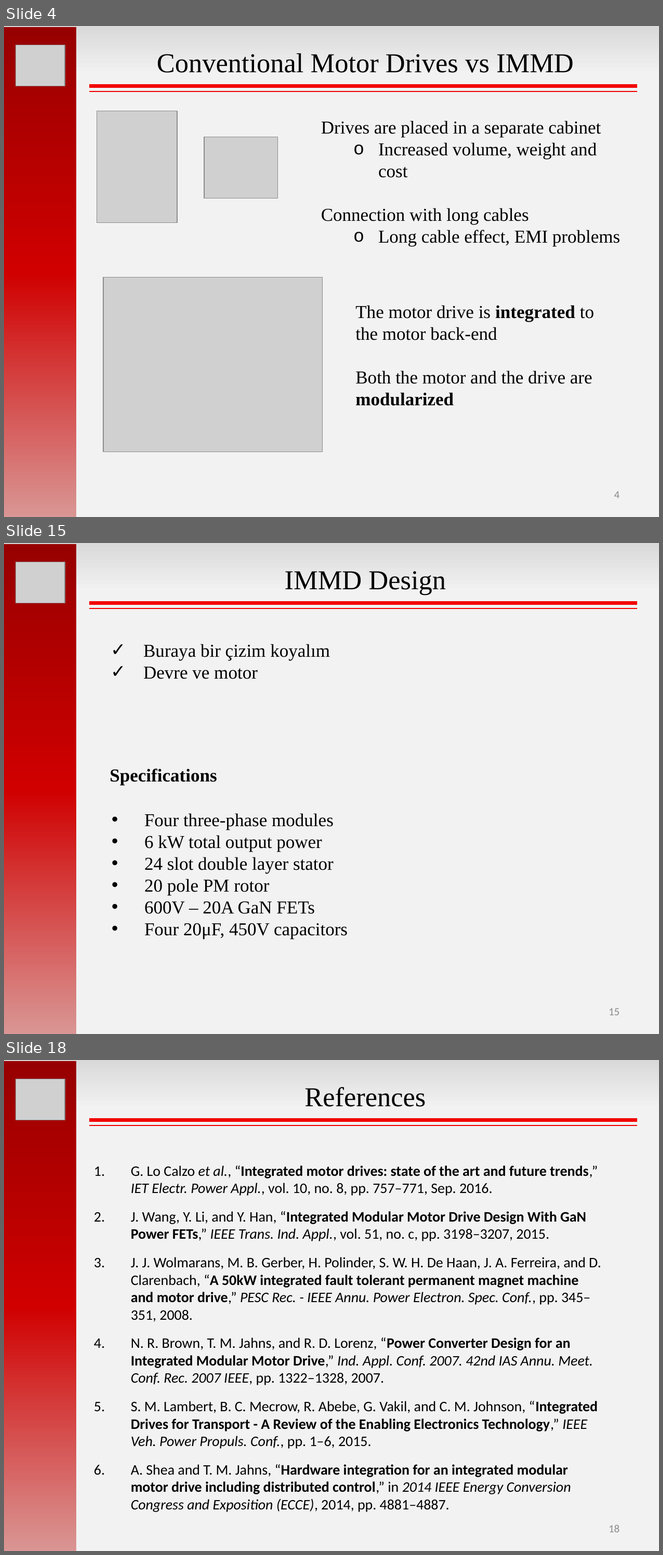
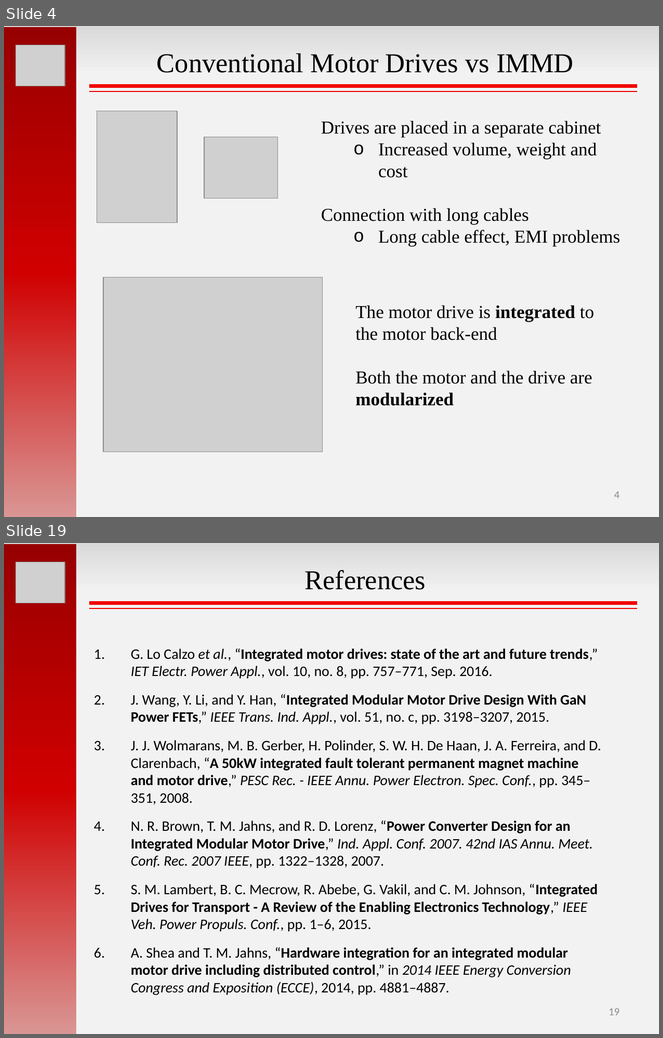
Before and after one commit to hakanpolat/IMMD, a slide deck: GRW2017/sunum/GRW2017_MesutUğur.pptx. Shown one above the other, each under a label of ours: slides 4, 15 and 18 before the commit, slides 4 and 19 after it; the slides between them are not shown. The pictures are 663x1555 and 663x1038 pixels, drawn with LibreOffice and Linux fonts; fonts in the diff are those of the drawing; grey boxes stand for pictures. Boxes give left, top, right and bottom in pixels: in the first picture for what was removed or moved away, otherwise in the second. Text is boxed around its words. In the diff, an @@ line names an element or a change of style, - is before the commit and + after.

```diff
--- a/GRW2017/sunum/GRW2017_MesutUğur.pptx
+++ b/GRW2017/sunum/GRW2017_MesutUğur.pptx
@@ slide 15 removed at [4, 543, 659, 1034], background gradient #D9D9D9 to #F2F2F2 @@
@@ rectangle removed at [4, 544, 77, 1034] @@
@@ picture removed at [16, 562, 65, 603] @@
@@ text removed at [285, 571, 446, 595] @@
-IMMD Design
@@ line removed from (89, 603) to (637, 603) @@
@@ line removed from (89, 609) to (637, 609) @@
@@ text removed at [143, 644, 330, 679] @@
-✓ Buraya bir çizim koyalım
-✓ Devre ve motor
@@ text removed at [110, 769, 217, 785] @@
-Specifications
@@ text removed at [144, 813, 348, 939] @@
-• Four three-phase modules
-• 6 kW total output power
-• 24 slot double layer stator
-• 20 pole PM rotor
-• 600V – 20A GaN FETs
-• Four 20μF, 450V capacitors
@@ page number removed at [609, 1008, 620, 1016] @@
-15
@@ what was slide 18 is now slide 19 @@
@@ page number at [609, 1008, 620, 1016]: text changed @@
-18
+19
```
Also in this commit, not shown: 11 slides changed, 4 slides added, 2 other slides removed, 2 other files.
